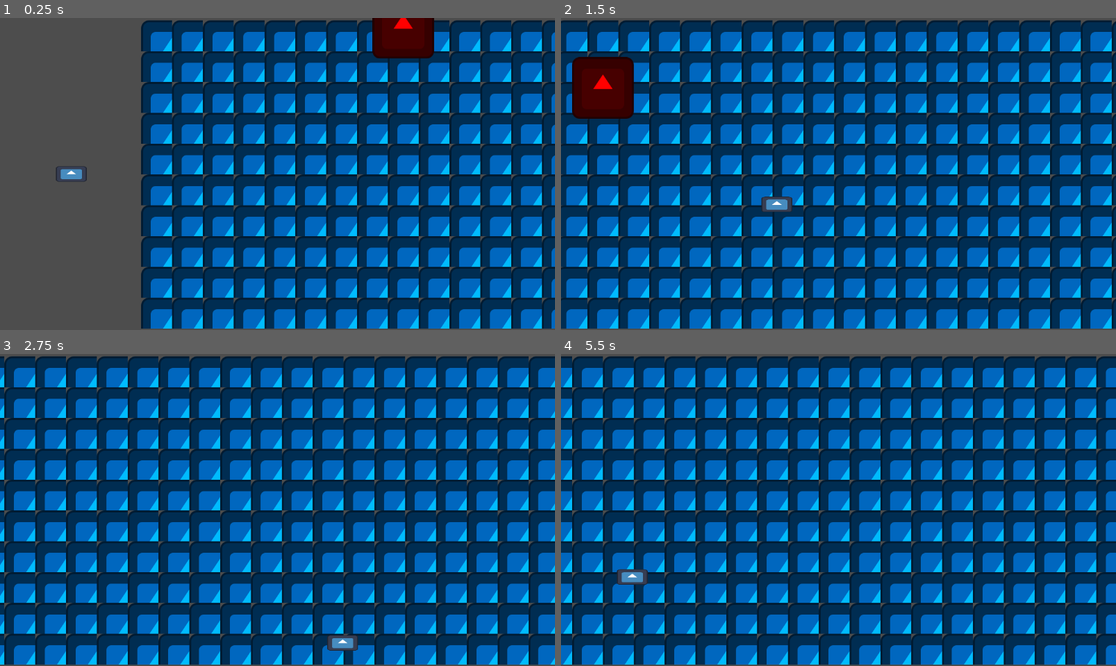
Above: before the commit, frames 1-4 (two rows, left to right).
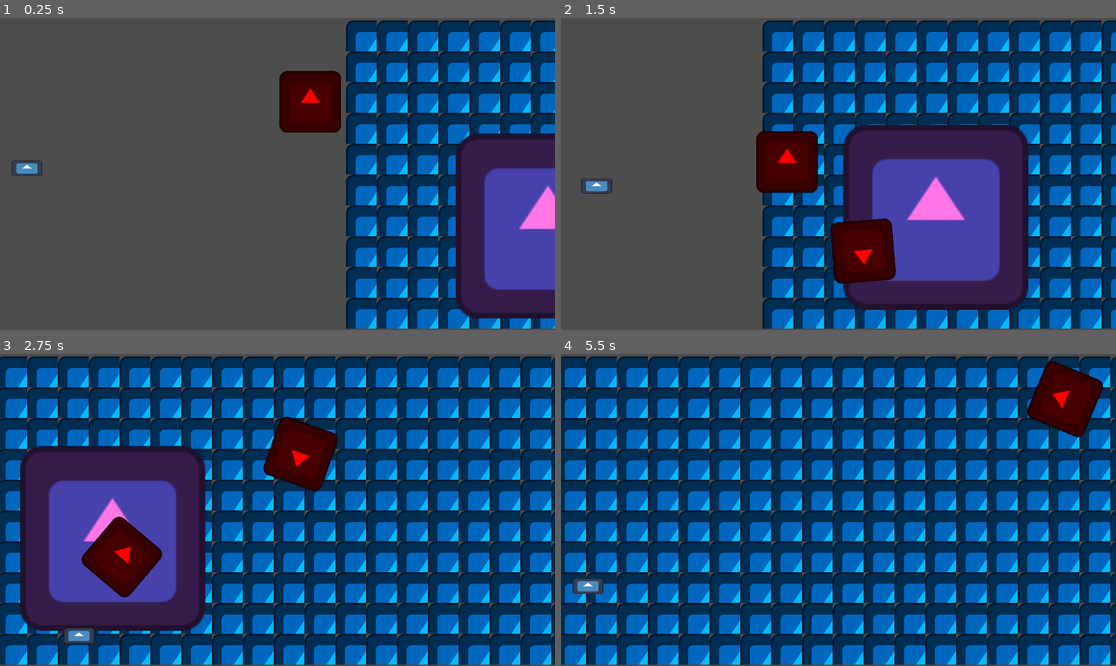
Above: after the commit, the same moments.

Repository: UHSGDC/alfred-the-dipping-bird
Game: Godot game, scene res://scenes/midwest/midwest_minigame.tscn
The game is run twice, just before and just after one commit, with the same random seed, the same clock (stepped at 60 frames per second) and the same inputs. The project has no main scene, so this scene is started directly. The engine's default icon, where the game draws it, is replaced by a stand-in: a white triangle on a blue panel in a dark square.
Inputs:
- Up to frame 1 (0.25 s): no input
- Up to frame 2 (1.5 s): tap Enter (minigame_tester_reinstance) at 0.5 s; hold D (right) 0.53-1.28 s; tap Space (interact) at 0.6, 1.35 s; hold S (down) from 1.28 s (still down)
- Up to frame 3 (2.75 s): release S (down) at 2.03 s; hold D (right) from 2.03 s (still down); hold Backspace (minigame_tester_end) from 2.03 s (still down); tap Space (interact) at 2.3 s
- Up to frame 4 (5.5 s): release D (right) at 2.78 s; release Backspace (minigame_tester_end) at 2.78 s; hold W (up) 2.78-3.53 s; tap Enter (minigame_tester_reinstance) at 2.85 s; tap Space (interact) at 3.05, 3.6, 4.35, 5.3 s; hold A (left) 3.53-5.03 s; hold S (down) from 5.03 s (still down); hold Backspace (minigame_tester_end) from 5.03 s (still down)

The runs differ from the first frame. In frame 1, 63% of the frame differs, in the area x 2-100%, y 0-100%; in frame 2, 80%, in the area x 0-100%, y 0-100%; in frame 3, 61%; in frame 4, 59%.

Commit message:
Tornadoes added
- Debug mode for player to pause movement
- Player is the one that moves through the level, not the level moving past the player
- Changed default angular damp and default gravity vector to 0
- Tornado scene and script
- Tornado can have path attached to it and has multiple physics features. It catches object and then applies additional force after it catches them
- TODO: add scaling to objects caught in a tornado. closer to center -> scaled down.

Diff:
--- a/project.godot
+++ b/project.godot
@@ -63,7 +63,9 @@
 
 [physics]
 
+2d/default_gravity_vector=Vector2(0, 0)
 2d/default_linear_damp=0.0
+2d/default_angular_damp=0.0
 
 [rendering]
 
--- a/scenes/midwest/midwest_minigame.tscn
+++ b/scenes/midwest/midwest_minigame.tscn
@@ -3,8 +3,8 @@
 [ext_resource type="Script" path="res://scripts/midwest/midwest_minigame.gd" id="1_6cg3t"]
 [ext_resource type="Script" path="res://scripts/midwest/player.gd" id="2_8757x"]
 [ext_resource type="Texture2D" uid="uid://3ttwa7rolvit" path="res://icon.svg" id="3_0mew7"]
-[ext_resource type="Script" path="res://scripts/midwest/scrolling_background.gd" id="4_6j6un"]
-[ext_resource type="Script" path="res://scripts/midwest/obstacles.gd" id="5_2mh1q"]
+[ext_resource type="PackedScene" uid="uid://dff0mufl3ilgk" path="res://scenes/midwest/obstacle.tscn" id="4_qgnbj"]
+[ext_resource type="PackedScene" uid="uid://dadhkw5ulxa0b" path="res://scenes/midwest/tornado.tscn" id="5_88lxc"]
 
 [sub_resource type="RectangleShape2D" id="RectangleShape2D_22vw1"]
 size = Vector2(64, 32)
@@ -22,18 +22,23 @@
 tile_size = Vector2i(64, 64)
 sources/1 = SubResource("TileSetAtlasSource_kghg2")
 
-[sub_resource type="RectangleShape2D" id="RectangleShape2D_gnu5j"]
-size = Vector2(128, 128)
+[sub_resource type="Curve2D" id="Curve2D_mx3ea"]
+_data = {
+"points": PackedVector2Array(83.0402, 0.647083, -83.0402, -0.647083, 1045.22, 446, 90.7068, 8.39359, -90.7068, -8.39359, 799.219, 348, 180.839, -418.353, -180.839, 418.353, 522.219, 435)
+}
+point_count = 3
 
 [node name="MidwestMinigame" type="Node2D"]
 script = ExtResource("1_6cg3t")
 
-[node name="Player" type="Area2D" parent="." node_paths=PackedStringArray("top_left_bound", "bot_right_bound")]
-position = Vector2(148, 324)
+[node name="Player" type="Area2D" parent="." node_paths=PackedStringArray("top_left_bound", "bot_right_bound", "camera")]
+position = Vector2(-547, 312)
 collision_layer = 0
 script = ExtResource("2_8757x")
-top_left_bound = NodePath("../LeftBound")
-bot_right_bound = NodePath("../RightBound")
+top_left_bound = NodePath("../PlayerCamera/LeftPlayerBound")
+bot_right_bound = NodePath("../PlayerCamera/RightPlayerBound")
+camera = NodePath("../PlayerCamera")
+debug_pause_movement = true
 
 [node name="Sprite2D" type="Sprite2D" parent="Player"]
 scale = Vector2(0.5, 0.25)
@@ -42,37 +47,41 @@
 [node name="CollisionShape2D" type="CollisionShape2D" parent="Player"]
 shape = SubResource("RectangleShape2D_22vw1")
 
-[node name="LeftBound" type="Marker2D" parent="."]
-position = Vector2(59, 51)
-
-[node name="RightBound" type="Marker2D" parent="."]
-position = Vector2(1080, 600)
-
-[node name="ScrollingBackground" type="Node2D" parent="."]
-script = ExtResource("4_6j6un")
-scroll_speed = 600.0
-
-[node name="DebugBackground" type="TileMap" parent="ScrollingBackground"]
-z_index = -1
+[node name="DebugBackground" type="TileMap" parent="."]
+z_index = -5
 position = Vector2(187, 325)
 tile_set = SubResource("TileSet_xftr1")
 format = 2
 layer_0/tile_data = PackedInt32Array(-262140, 1, 0, -196604, 1, 0, -131068, 1, 0, -65532, 1, 0, 4, 1, 0, 65540, 1, 0, 1 …(17315 unchanged characters)…
 
-[node name="Obstacles" type="Node2D" parent="." node_paths=PackedStringArray("scrolling_background")]
-script = ExtResource("5_2mh1q")
-scrolling_background = NodePath("../ScrollingBackground")
+[node name="TornadoPaths" type="Node2D" parent="."]
 
-[node name="Obstacle" type="RigidBody2D" parent="Obstacles" groups=["obstacle"]]
-position = Vector2(977, -3)
-gravity_scale = 0.0
-linear_velocity = Vector2(0, 100)
+[node name="Path2D" type="Path2D" parent="TornadoPaths"]
+position = Vector2(-172.219, -8)
+curve = SubResource("Curve2D_mx3ea")
 
-[node name="Sprite2D" type="Sprite2D" parent="Obstacles/Obstacle"]
-modulate = Color(1, 0, 0, 1)
-texture = ExtResource("3_0mew7")
+[node name="Obstacles" type="Node2D" parent="."]
 
-[node name="CollisionShape2D" type="CollisionShape2D" parent="Obstacles/Obstacle"]
-shape = SubResource("RectangleShape2D_gnu5j")
+[node name="Obstacle" parent="Obstacles" instance=ExtResource("4_qgnbj")]
+position = Vector2(987, 259)
+linear_velocity = Vector2(0, 200)
 
-[connection signal="area_entered" from="Player" to="Player" method="_on_area_entered"]
+[node name="Obstacle2" parent="Obstacles" instance=ExtResource("4_qgnbj")]
+position = Vector2(346, 151)
+mass = 0.5
+linear_velocity = Vector2(100, 100)
+
+[node name="Tornado" parent="Obstacles" node_paths=PackedStringArray("path") instance=ExtResource("5_88lxc")]
+position = Vector2(937, 667)
+path = NodePath("../../TornadoPaths/Path2D")
+
+[node name="PlayerCamera" type="Camera2D" parent="."]
+position = Vector2(151, 324)
+
+[node name="LeftPlayerBound" type="Marker2D" parent="PlayerCamera"]
+position = Vector2(-520, -270)
+
+[node name="RightPlayerBound" type="Marker2D" parent="PlayerCamera"]
+position = Vector2(520, 270)
+
+[connection signal="body_entered" from="Player" to="Player" method="_on_body_entered"]
--- /dev/null
+++ b/scenes/midwest/obstacle.tscn
@@ -0,0 +1,21 @@
+[gd_scene load_steps=4 format=3 uid="uid://dff0mufl3ilgk"]
+
+[ext_resource type="Texture2D" uid="uid://3ttwa7rolvit" path="res://icon.svg" id="1_b2fof"]
+
+[sub_resource type="PhysicsMaterial" id="PhysicsMaterial_un8ei"]
+bounce = 0.7
+
+[sub_resource type="RectangleShape2D" id="RectangleShape2D_gnu5j"]
+size = Vector2(128, 128)
+
+[node name="Obstacle" type="RigidBody2D" groups=["obstacle"]]
+collision_layer = 3
+physics_material_override = SubResource("PhysicsMaterial_un8ei")
+angular_damp = 0.1
+
+[node name="Sprite2D" type="Sprite2D" parent="."]
+modulate = Color(1, 0, 0, 1)
+texture = ExtResource("1_b2fof")
+
+[node name="CollisionShape2D" type="CollisionShape2D" parent="."]
+shape = SubResource("RectangleShape2D_gnu5j")
--- /dev/null
+++ b/scenes/midwest/tornado.tscn
@@ -0,0 +1,31 @@
+[gd_scene load_steps=4 format=3 uid="uid://dadhkw5ulxa0b"]
+
+[ext_resource type="Texture2D" uid="uid://3ttwa7rolvit" path="res://icon.svg" id="1_qcfba"]
+[ext_resource type="Script" path="res://scripts/midwest/tornado.gd" id="1_wlt6b"]
+
+[sub_resource type="CircleShape2D" id="CircleShape2D_euvjd"]
+radius = 148.165
+
+[node name="Tornado" type="Area2D"]
+z_index = -1
+gravity_space_override = 1
+gravity_point = true
+gravity_point_center = Vector2(0, 0)
+gravity_direction = Vector2(0, 0)
+linear_damp_space_override = 1
+linear_damp = 0.2
+script = ExtResource("1_wlt6b")
+path_follow_speed = 50.0
+
+[node name="Sprite2D" type="Sprite2D" parent="."]
+modulate = Color(1, 0.462745, 0.901961, 1)
+position = Vector2(2, -5)
+scale = Vector2(3, 3)
+texture = ExtResource("1_qcfba")
+
+[node name="CollisionShape2D" type="CollisionShape2D" parent="."]
+shape = SubResource("CircleShape2D_euvjd")
+debug_color = Color(0, 0.552941, 0.917647, 0.419608)
+
+[connection signal="body_entered" from="." to="." method="_on_body_entered"]
+[connection signal="body_exited" from="." to="." method="_on_body_exited"]
--- a/scripts/midwest/obstacles.gd
+++ /dev/null
@@ -1,8 +0,0 @@
-extends Node2D
-
-@export var scrolling_background: Node2D
-
-func _ready() -> void:
-	var scroll_speed: float = scrolling_background.scroll_speed
-	for child in get_children():
-		child.linear_velocity.x -= scroll_speed
--- a/scripts/midwest/player.gd
+++ b/scripts/midwest/player.gd
@@ -3,13 +3,30 @@
 
 const MAX_SPEED: Vector2 = Vector2(400, 400)
 const ACCELERATION: Vector2 = MAX_SPEED * 10
+const AUTOSCROLL_SPEED: float = 600
 
 @export var top_left_bound: Marker2D
 @export var bot_right_bound: Marker2D
+@export var camera: Camera2D
+@export var debug_pause_movement: bool
+
+var debug_movement_paused: bool = false
 
 var velocity: Vector2 = Vector2.ZERO
 
+
 func _physics_process(delta: float) -> void:
+	if debug_pause_movement:
+		if Input.is_action_just_pressed("interact"):
+			debug_movement_paused = !debug_movement_paused
+		if !debug_movement_paused:
+			move(delta)
+	else:
+		move(delta)
+
+
+func move(delta: float) -> void:
+	camera.position.x += AUTOSCROLL_SPEED * delta
 
 	var input := Input.get_vector("left", "right", "up", "down")
 
@@ -37,12 +54,12 @@
 
 	# Basic movement
 	position += velocity * delta
+	position.x += AUTOSCROLL_SPEED * delta
 
 	# Clamping position
-	position.x = clampf(position.x, top_left_bound.position.x, bot_right_bound.position.x)
-	position.y = clampf(position.y, top_left_bound.position.y, bot_right_bound.position.y)
+	position.x = clampf(position.x, top_left_bound.global_position.x, bot_right_bound.global_position.x)
+	position.y = clampf(position.y, top_left_bound.global_position.y, bot_right_bound.global_position.y)
 
 
-
-func _on_area_entered(area: Area2D) -> void:
+func _on_body_entered(body: Node2D) -> void:
 	print(name + " hit obstacle")
--- a/scripts/midwest/scrolling_background.gd
+++ /dev/null
@@ -1,7 +0,0 @@
-extends Node2D
-
-@export var scroll_speed: float = 700.0
-@export var scroll_acceleration: float = scroll_speed * 6 # for slowing and stoppping the scrolling.
-
-func _physics_process(delta: float) -> void:
-	position.x -= scroll_speed * delta
--- /dev/null
+++ b/scripts/midwest/tornado.gd
@@ -0,0 +1,56 @@
+extends Area2D
+
+@export var path: Path2D
+## Speed in pixels
+@export var path_follow_speed: float
+
+## The value that the linear velocity is multiplied by to get the impulse that is applied on the body when the tornado releases that body
+@export var force_vel_multiplier: float = 1.0
+@export var torque_vel_multiplier: float = 20
+## Time before an additional force is applied on the object (in ms)
+@export var time_before_force: float = 1000
+
+# Pixel offset
+var current_path_offset: float = 0
+var pulled_objects: Array[PulledObstacle]
+
+
+#func _ready() -> void:
+	#var obs: PulledObstacle = PulledObstacle.new(RigidBody2D.new())
+	#print(obs.time_created)
+
+
+func _physics_process(delta: float) -> void:
+	if path:
+		current_path_offset += path_follow_speed * delta
+		global_position = path.curve.sample_baked(current_path_offset) + path.global_position
+	for object in pulled_objects:
+		object.body.apply_torque(object.body.linear_velocity.length() * torque_vel_multiplier)
+		if object.get_time_since_pulled() > time_before_force:
+			var perpindicular_to_tangent: Vector2 = global_position.direction_to(object.body.global_position)
+			var tangent: Vector2 = perpindicular_to_tangent.rotated(PI / 2) # rotate that by 90 to get tangent
+			object.body.apply_central_force(tangent * object.body.linear_velocity.length() * force_vel_multiplier)
+
+
+func _on_body_entered(body: Node2D) -> void:
+	if body is RigidBody2D:
+		pulled_objects.append(PulledObstacle.new(body))
+
+
+func _on_body_exited(body: Node2D) -> void:
+	for i in pulled_objects.size():
+		if pulled_objects[i].body == body:
+			pulled_objects.remove_at(i)
+			return
+
+
+# Include RigidBody2D and time it was pulled
+class PulledObstacle:
+	var body: RigidBody2D
+	var time_pulled: float
+	func _init(_body: RigidBody2D) -> void:
+		time_pulled = Time.get_ticks_msec()
+		body = _body
+
+	func get_time_since_pulled() -> float:
+		return Time.get_ticks_msec() - time_pulled
